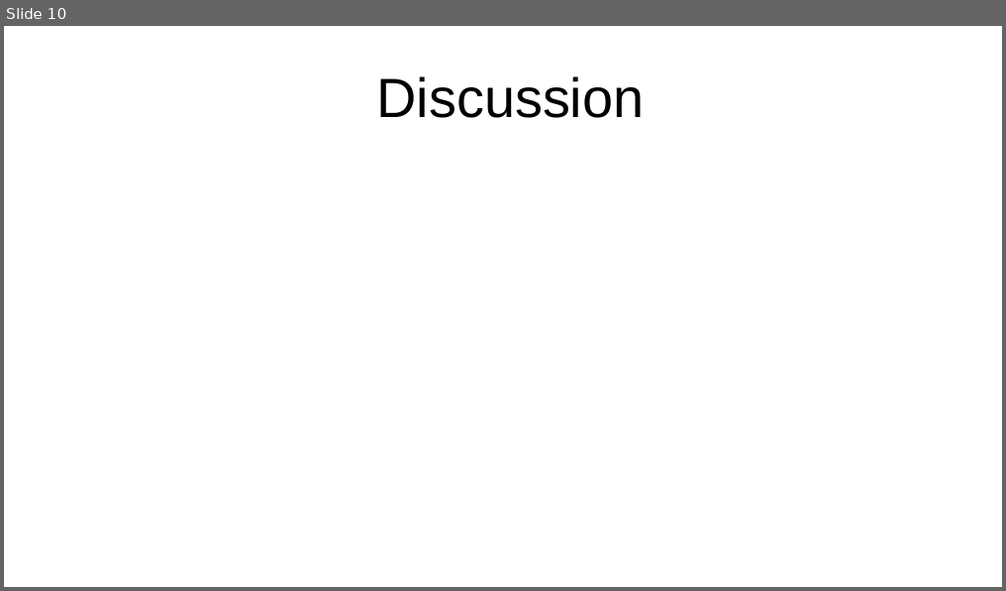
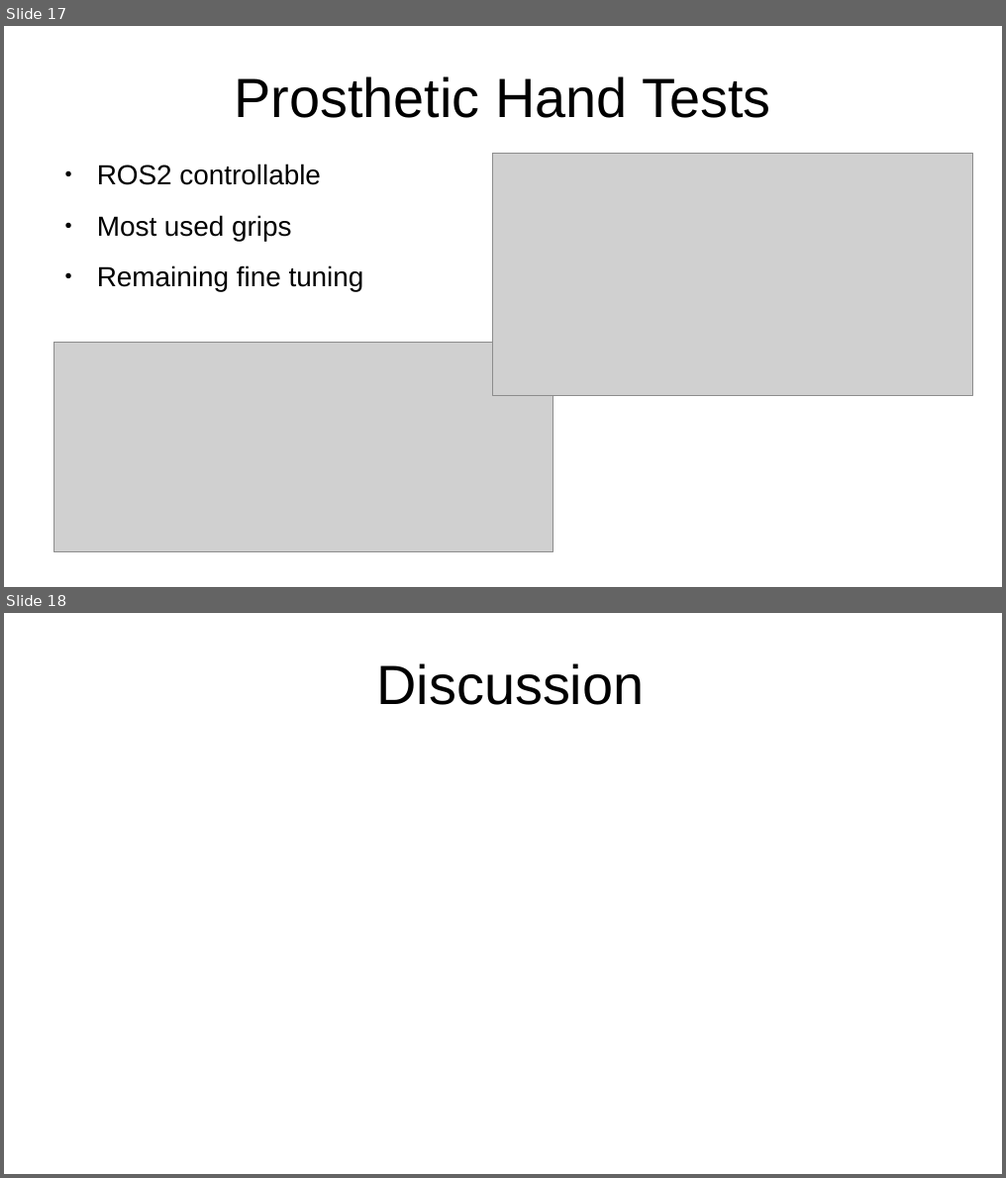
Before and after one commit to thom9258/masters-thesis, a slide deck: presentation/Presentation.odp. Shown one above the other, each under a label of ours: slide 10 before the commit, slides 17 and 18 after it. The pictures are 1006x591 and 1006x1178 pixels, drawn with LibreOffice and Linux fonts; fonts in the diff are those of the drawing; grey boxes stand for pictures. Boxes give left, top, right and bottom in pixels: in the first picture for what was removed or moved away, otherwise in the second. Text is boxed around its words. In the diff, an @@ line names an element or a change of style, - is before the commit and + after.

Commit message:
added most of presentation stuff

```diff
--- a/presentation/Presentation.odp
+++ b/presentation/Presentation.odp
@@ slide 17 added at box(4, 26, 1002, 587), background #FFFFFF @@
@@ title added at box(234, 76, 770, 118), 44 pt, text #000000 @@
+Prosthetic Hand Tests
@@ text added at box(97, 164, 364, 291), 22 pt, text #000000 @@
+● ROS2 controllable
+● Most used grips
+● Remaining fine tuning
@@ picture added at box(493, 153, 973, 395) @@
@@ picture added at box(54, 343, 552, 552) @@
@@ what was slide 10 is now slide 18 @@
```
Also in this commit, not shown: 1 slide changed, 14 other slides added, 7 slides removed.
